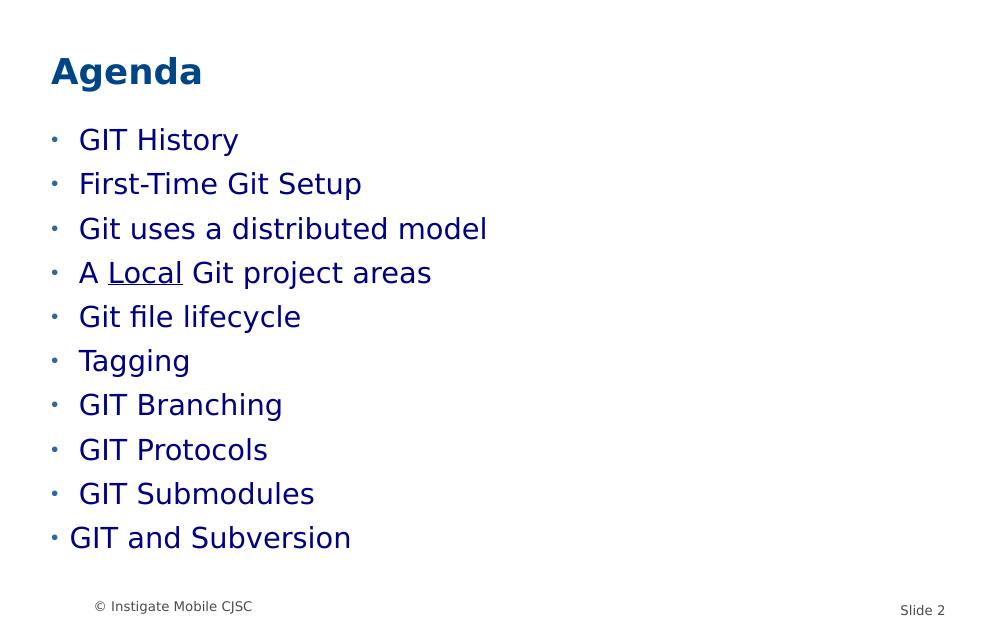
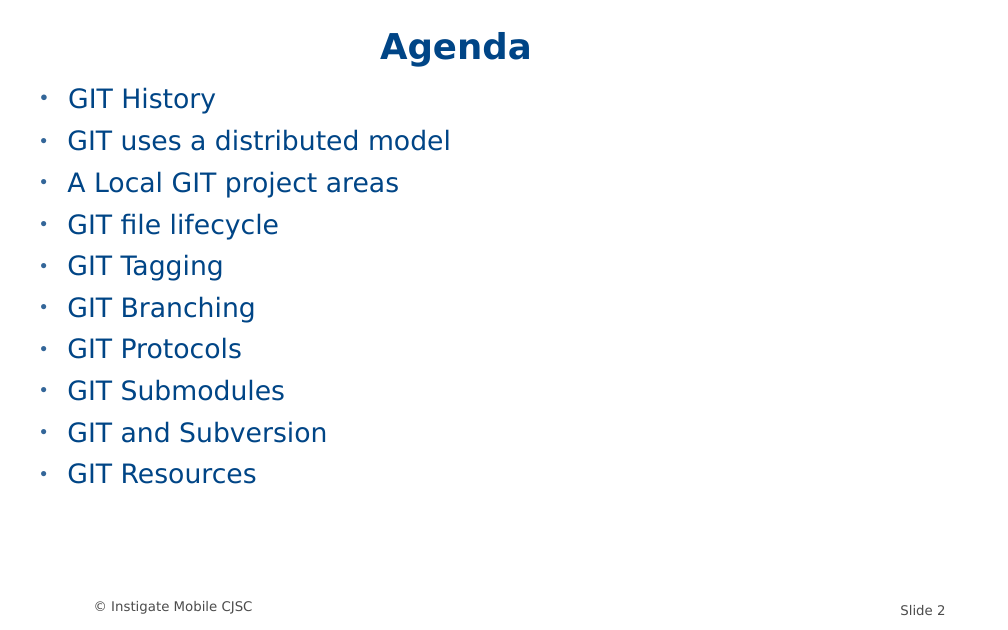
Before and after one commit to MariamP/myRepo, a slide deck: slide 2 of GIT.odp. Drawn at 1008x630 pixels with LibreOffice and Linux fonts; fonts in the diff are those of the drawing; background and template pictures are left out. Boxes give left, top, right and bottom in pixels: in the first picture for what was removed or moved away, otherwise in the second. Text is boxed around its words. In the diff, an @@ line names an element or a change of style, - is before the commit and + after.

```diff
--- a/GIT.odp
+++ b/GIT.odp
@@ title "Agenda": place and size @@
-title "Agenda" at box(51, 57, 203, 92)
+title "Agenda" at box(380, 32, 532, 66)
@@ subtitle "GIT History": place and size @@
-subtitle "GIT History" at box(70, 128, 488, 549)
+subtitle "GIT History" at box(67, 87, 451, 484)
@@ subtitle at box(67, 87, 327, 443): size 26 to 24 pt, text colour #000080 to #004586 in "GIT History", "GIT Branching", "GIT Protocols", "GIT Submodules" and 1 more places @@
@@ subtitle at box(67, 129, 451, 281): text changed; size 26 to 24 pt; text colour #000080 to #004586 @@
-● First-Time Git Setup
-● Git uses a distributed model
-● A Local Git project areas
-● Git file lifecycle
-● Tagging
+● GIT uses a distributed model
+● A Local GIT project areas
+● GIT file lifecycle
+● GIT Tagging
@@ subtitle at box(67, 463, 257, 484): paragraph added @@
+● GIT Resources
```
Also in this commit, not shown: 10 other slides changed, 2 slides added, 4 slides removed.
